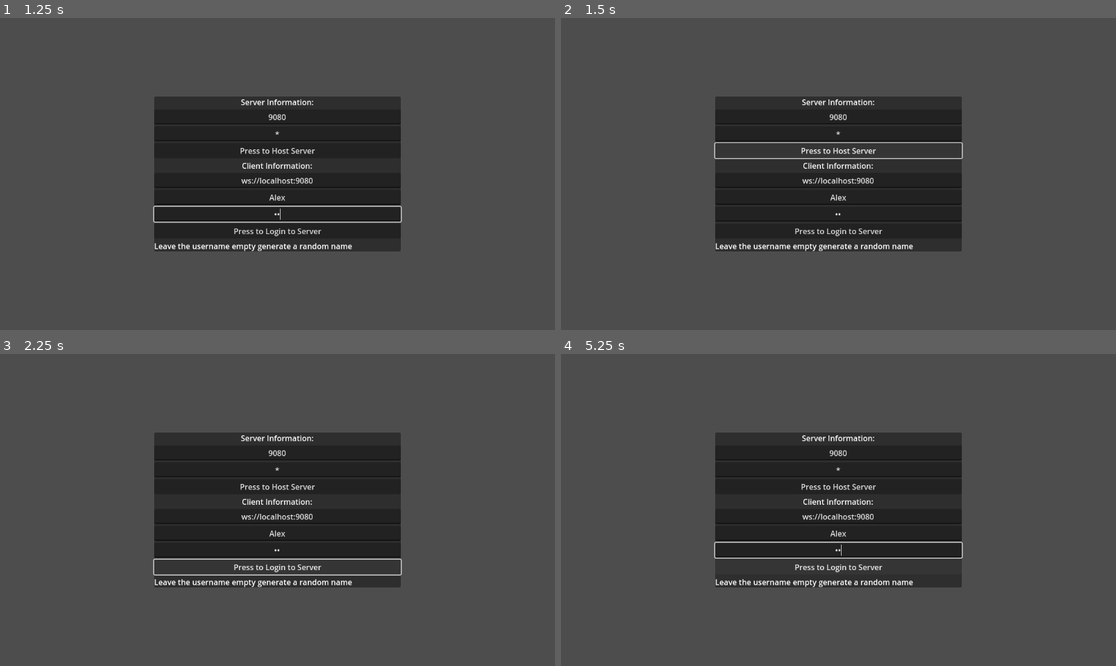
Above: before the commit, frames 1-4 (two rows, left to right).
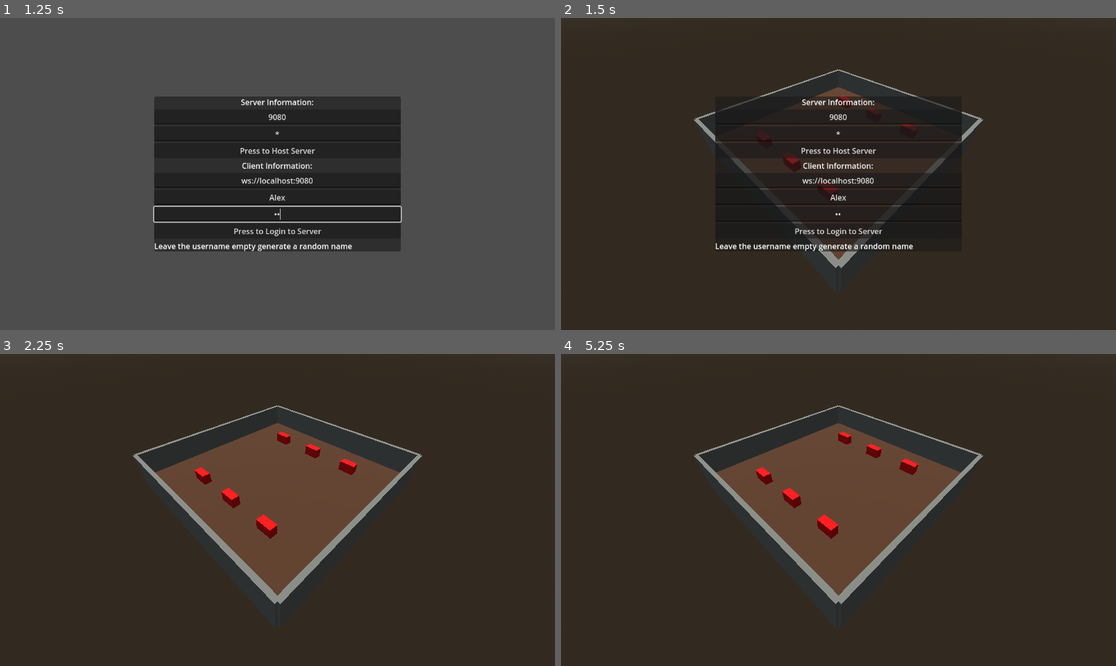
Above: after the commit, the same moments.

Repository: jonathaneeckhout/pirate-zombies
Game: Godot game, scene res://scenes/Main/Main.tscn
Two runs of this game, one before a commit and one after it. Both use one fixed random seed, a clock stepped at 60 frames per second and the inputs below.
Inputs (mouse positions are in pixels of both pictures, inside the frame that each line leads up to):
- Up to frame 1 (1.25 s): click (277, 195) at 0.52 s; type "Alex" at 0.6 s; click (277, 214) at 0.75 s; type "12" at 0.83 s
- Up to frame 2 (1.5 s): click "Press to Host Server" at 1.25 s
- Up to frame 3 (2.25 s): click "Press to Login to Server" at 2 s
- Up to frame 4 (5.25 s): move the mouse to (960, 494) at 2.77 s; hold D (right) 2.78-3.53 s; move the mouse to (727, 525) at 3.52 s; hold S (down) 3.53-4.28 s; move the mouse to (894, 441) at 4.27 s; hold D (right) 4.28-5.03 s; move the mouse to (810, 572) at 5.02 s; hold Up (ui_up) from 5.03 s (still down)

Frame 1 is identical in both runs. In frame 2, 79% of the frame differs, in the area x 0-100%, y 0-100%; in frame 3, 92%; in frame 4, 92%.
Error before the commit: Parse Error: Could not parse global class "WebsocketMultiplayerConnection" from "res://components/WebsocketMultiplayerConnection/WebsocketMultiplayerConnection…
Error after the commit: Invalid call. Nonexistent function 'disconnect_client' in base 'Node (WebsocketMultiplayerConnection)'. (res://scenes/Main/Main.gd:95)

Commit message:
fix typo

Diff:
--- a/classes/MultiplayerConnection.gd
+++ b/classes/MultiplayerConnection.gd
@@ -213,7 +213,7 @@
 
 
 class User:
-	extends RefCounteds
+	extends RefCounted
 	var username: String = ""
 	var logged_in: bool = false
 	var connected_time: float = Time.get_unix_time_from_system()
--- a/scripts/ComponentList.gd
+++ b/scripts/ComponentList.gd
@@ -1,4 +1,4 @@
-extends RefCounteds
+extends RefCounted
 
 class_name ComponentList
 
